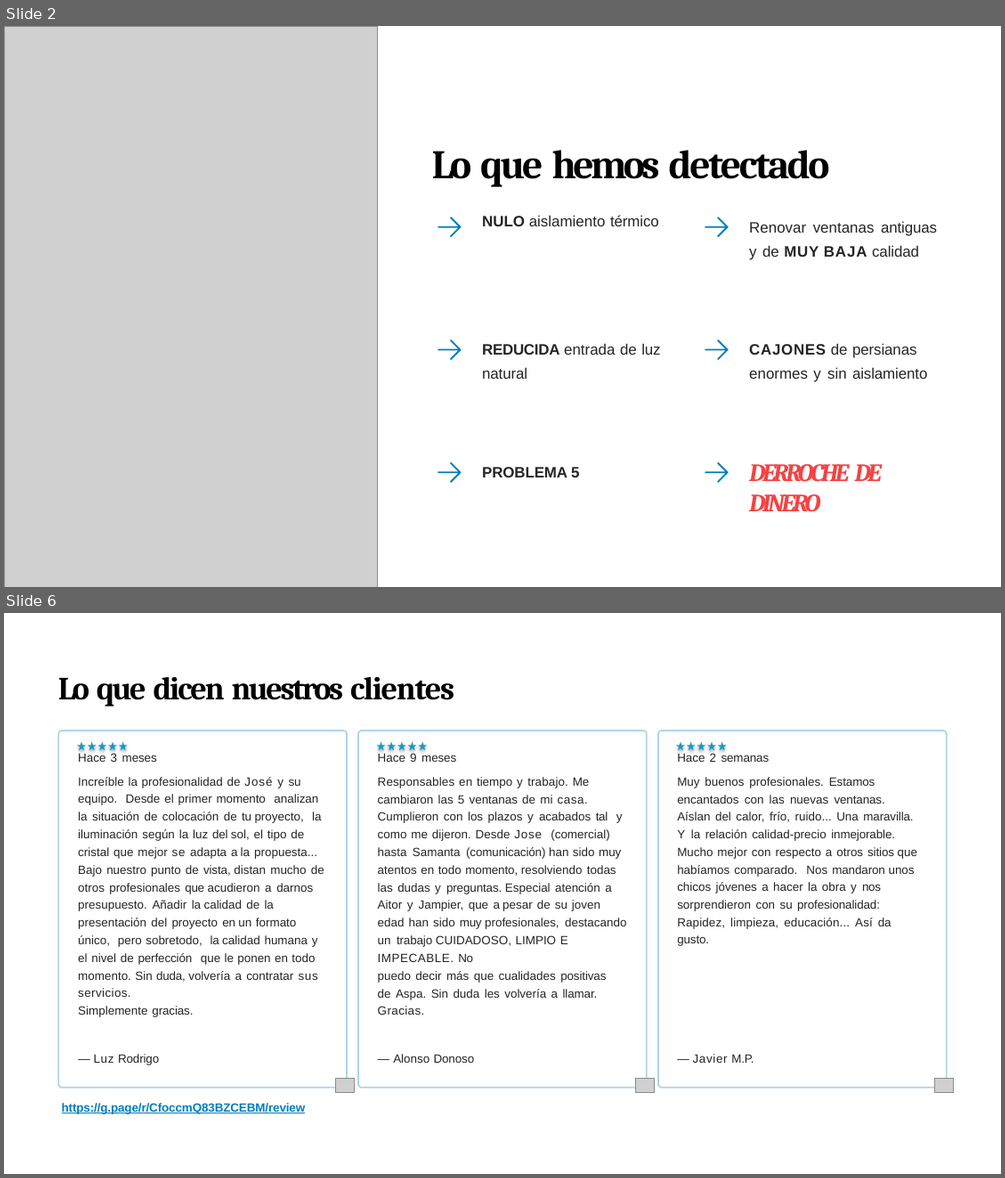
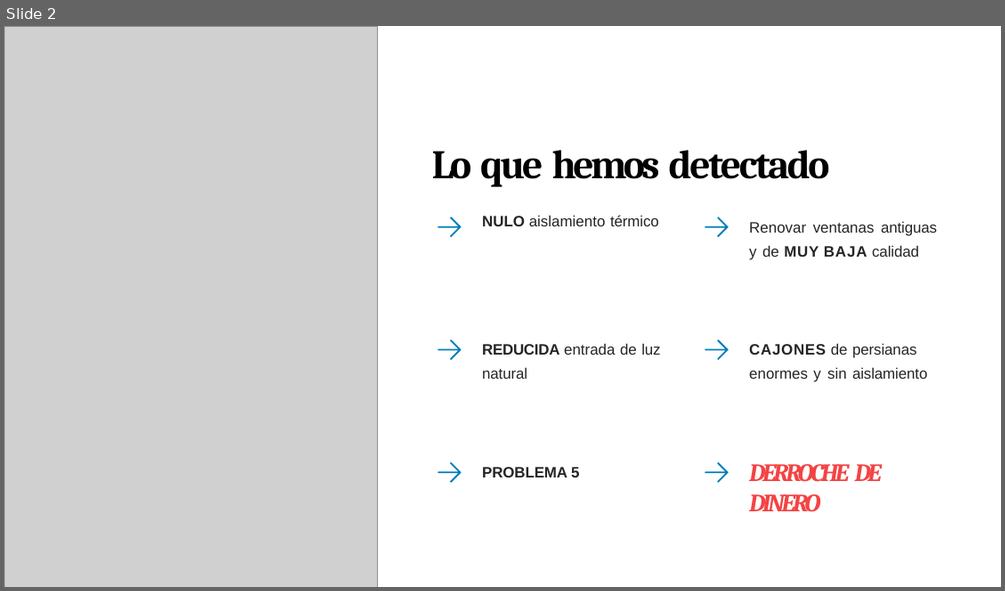
Before and after one commit to albertomx2/smartvitra-automation, a slide deck: experiments/pptx_template/input/template.pptx. Shown one above the other, each under a label of ours: slides 2 and 6 before the commit, slide 2 after it; the slides between them are not shown. The pictures are 1005x1178 and 1005x591 pixels, drawn with LibreOffice and Linux fonts; fonts in the diff are those of the drawing; grey boxes stand for pictures; background and template pictures are left out. Boxes give left, top, right and bottom in pixels: in the first picture for what was removed or moved away, otherwise in the second. Text is boxed around its words. In the diff, an @@ line names an element or a change of style, - is before the commit and + after.

```diff
--- a/experiments/pptx_template/input/template.pptx
+++ b/experiments/pptx_template/input/template.pptx
@@ slide 6 removed at <box>4,613,1001,1174</box>, background #FFFFFF @@
@@ title removed at <box>58,677,454,706</box> @@
-Lo que dicen nuestros clientes
@@ freeform shape removed at <box>58,730,347,1087</box> @@
@@ star removed at <box>77,742,86,751</box> @@
@@ star removed at <box>88,742,97,751</box> @@
@@ star removed at <box>98,742,107,751</box> @@
@@ star removed at <box>108,742,117,751</box> @@
@@ star removed at <box>119,742,128,751</box> @@
@@ freeform shape removed at <box>358,730,647,1087</box> @@
@@ star removed at <box>376,742,386,751</box> @@
@@ star removed at <box>387,742,396,751</box> @@
@@ star removed at <box>397,742,406,751</box> @@
@@ star removed at <box>408,742,417,751</box> @@
@@ star removed at <box>418,742,428,751</box> @@
@@ freeform shape removed at <box>658,730,947,1087</box> @@
@@ star removed at <box>676,742,685,751</box> @@
@@ star removed at <box>687,742,696,751</box> @@
@@ star removed at <box>697,742,706,751</box> @@
@@ star removed at <box>708,742,717,751</box> @@
@@ star removed at <box>718,742,727,751</box> @@
@@ text removed at <box>78,753,324,1017</box> @@
-Hace 3 meses
-Increíble la profesionalidad de José y su equipo. Desde el primer momento analizan la situación de colocación de tu proyecto, la iluminación según la luz del sol, el tipo de cristal que mejor se adapta a la propuesta... Bajo nuestro punto de vista, distan mucho de otros profesionales que acudieron a darnos presupuesto. Añadir la calidad de la presentación del proyecto en un formato único, pero sobretodo, la calidad humana y el nivel de perfección que le ponen en todo momento. Sin duda, volvería a contratar sus servicios.
-Simplemente gracias.
@@ text removed at <box>378,753,626,1014</box> @@
-Hace 9 meses
-Responsables en tiempo y trabajo. Me cambiaron las 5 ventanas de mi casa. Cumplieron con los plazos y acabados tal y como me dijeron. Desde Jose (comercial) hasta Samanta (comunicación) han sido muy atentos en todo momento, resolviendo todas las dudas y preguntas. Especial atención a Aitor y Jampier, que a pesar de su joven edad han sido muy profesionales, destacando un trabajo CUIDADOSO, LIMPIO E IMPECABLE. No
-puedo decir más que cualidades positivas de Aspa. Sin duda les volvería a llamar.
-Gracias.
@@ text removed at <box>677,753,917,946</box> @@
-Hace 2 semanas
-Muy buenos profesionales. Estamos encantados con las nuevas ventanas. Aíslan del calor, frío, ruido... Una maravilla. Y la relación calidad-precio inmejorable.
-Mucho mejor con respecto a otros sitios que habíamos comparado. Nos mandaron unos chicos jóvenes a hacer la obra y nos sorprendieron con su profesionalidad: Rapidez, limpieza, educación... Así da gusto.
@@ text removed at <box>94,1054,159,1065</box> @@
-— Luz Rodrigo
@@ text removed at <box>393,1054,475,1062</box> @@
-— Alonso Donoso
@@ text removed at <box>693,1054,753,1062</box> @@
-— Javier M.P.
@@ picture removed at <box>335,1078,354,1093</box> @@
@@ picture removed at <box>635,1078,654,1093</box> @@
@@ picture removed at <box>934,1078,953,1093</box> @@
@@ text removed at <box>62,1103,306,1114</box> @@
-https://g.page/r/CfoccmQ83BZCEBM/review
@@ freeform shape removed at <box>114,1112,118,1113</box> @@
```
Also in this commit, not shown: 2 slides changed, 7 slides added, 6 other slides removed, 37 other files.
